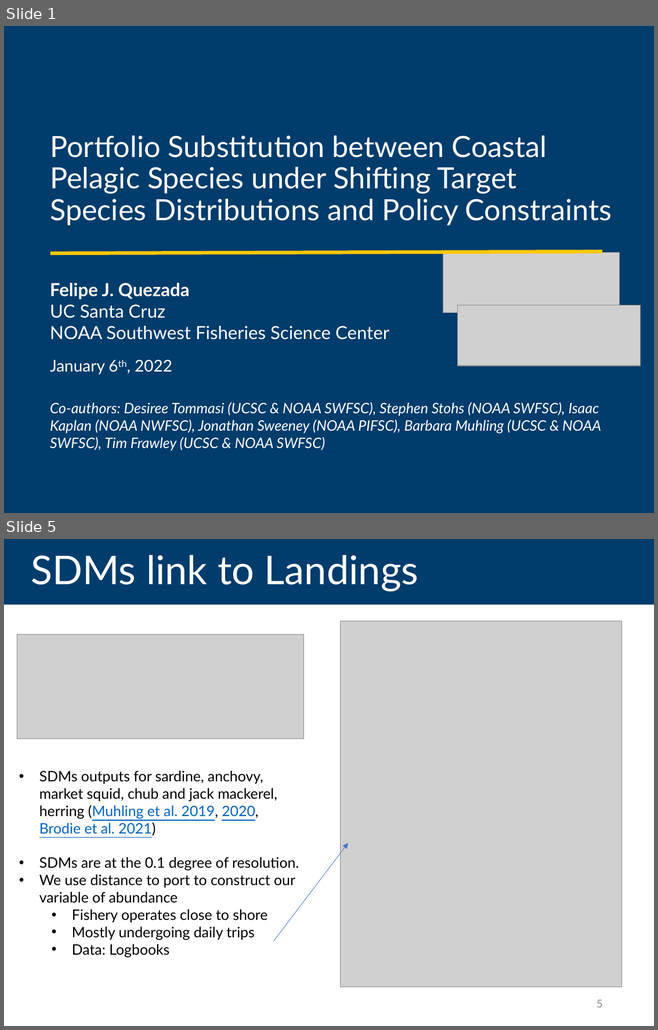
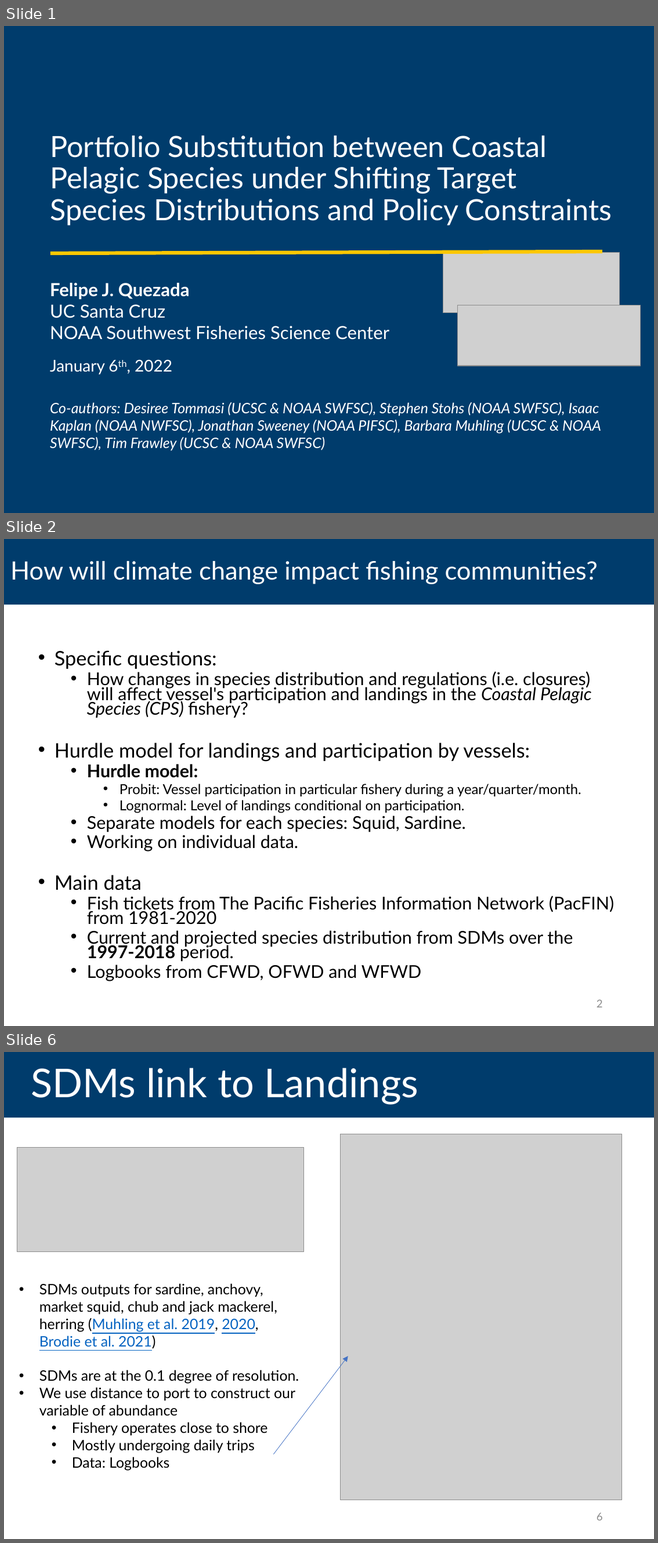
Before and after one commit to futureseas/EconAnalysis, a slide deck: Slides/portfolio_subs_FQE.pptx. Shown one above the other, each under a label of ours: slides 1 and 5 before the commit, slides 1, 2 and 6 after it; the slides between them are not shown. The pictures are 658x1030 and 658x1543 pixels, drawn with LibreOffice and Linux fonts; fonts in the diff are those of the drawing; grey boxes stand for pictures. Boxes give left, top, right and bottom in pixels: in the first picture for what was removed or moved away, otherwise in the second. Text is boxed around its words. In the diff, an @@ line names an element or a change of style, - is before the commit and + after.

Commit message:
update landing paper and squid SDM

```diff
--- a/Slides/portfolio_subs_FQE.pptx
+++ b/Slides/portfolio_subs_FQE.pptx
@@ slide 2 added at (x1=4, y1=539, x2=654, y2=1026), background #FFFFFF @@
@@ title added at (x1=4, y1=539, x2=654, y2=605), fill #003C6C, 28 pt, text #FFFFFF @@
+How will climate change impact fishing communities?
@@ text added at (x1=54, y1=650, x2=614, y2=982), 19.6 pt, text #000000 @@
+• Specific questions:
+  • How changes in species distribution and regulations (i.e. closures) will affect vessel's participation and landings in the Coastal Pelagic Species (CPS) fishery?
+• Hurdle model for landings and participation by vessels:
+  • Hurdle model:
+    • Probit: Vessel participation in particular fishery during a year/quarter/month.
+    • Lognormal: Level of landings conditional on participation.
+  • Separate models for each species: Squid, Sardine.
+  • Working on individual data.
+• Main data
+  • Fish tickets from The Pacific Fisheries Information Network (PacFIN) from 1981-2020
+  • Current and projected species distribution from SDMs over the 1997-2018 period.
+  • Logbooks from CFWD, OFWD and WFWD
@@ page number added at (x1=596, y1=1000, x2=603, y2=1008), 12 pt, text #8C8C8C @@
+2
@@ what was slide 5 is now slide 6 @@
@@ page number at (x1=596, y1=1513, x2=603, y2=1521): text changed @@
-5
+6
```
Also in this commit, not shown: 4 slides changed, 2 other slides added, 15 other files.
